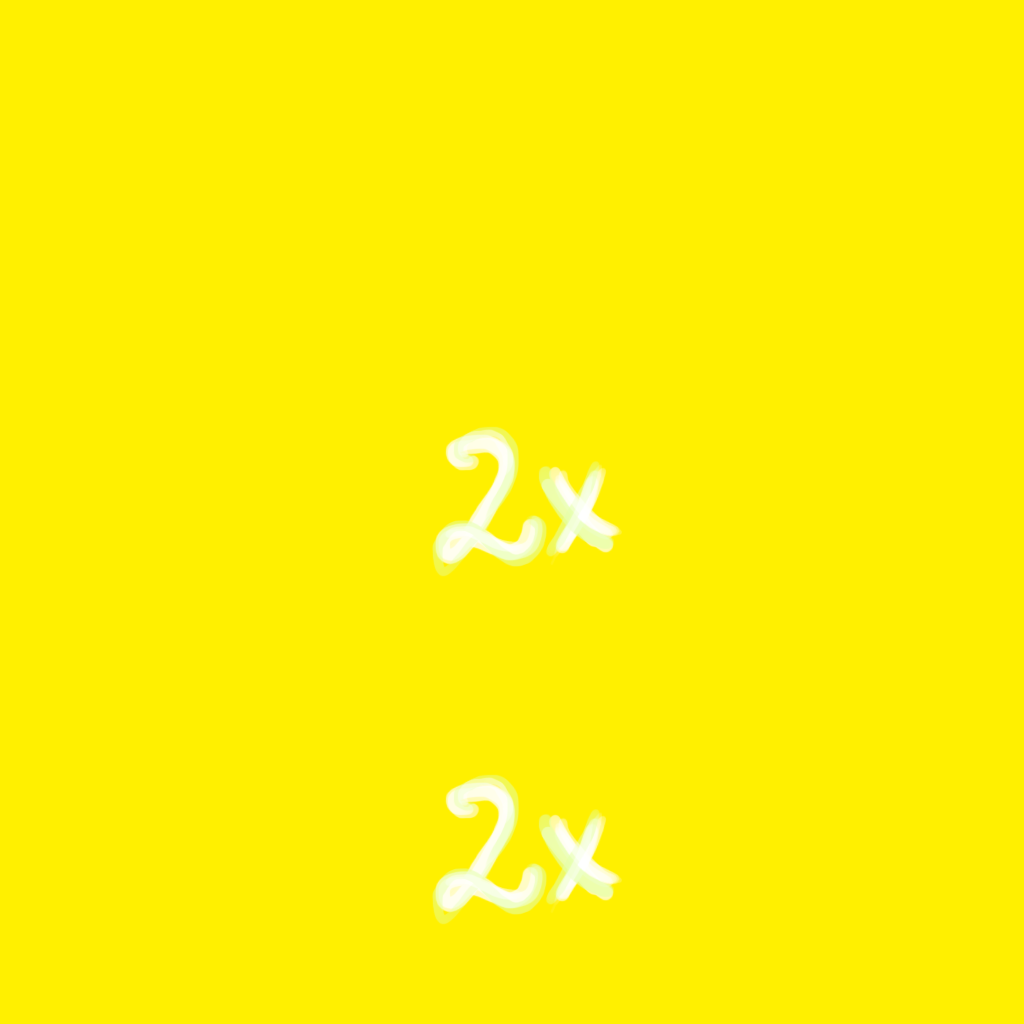
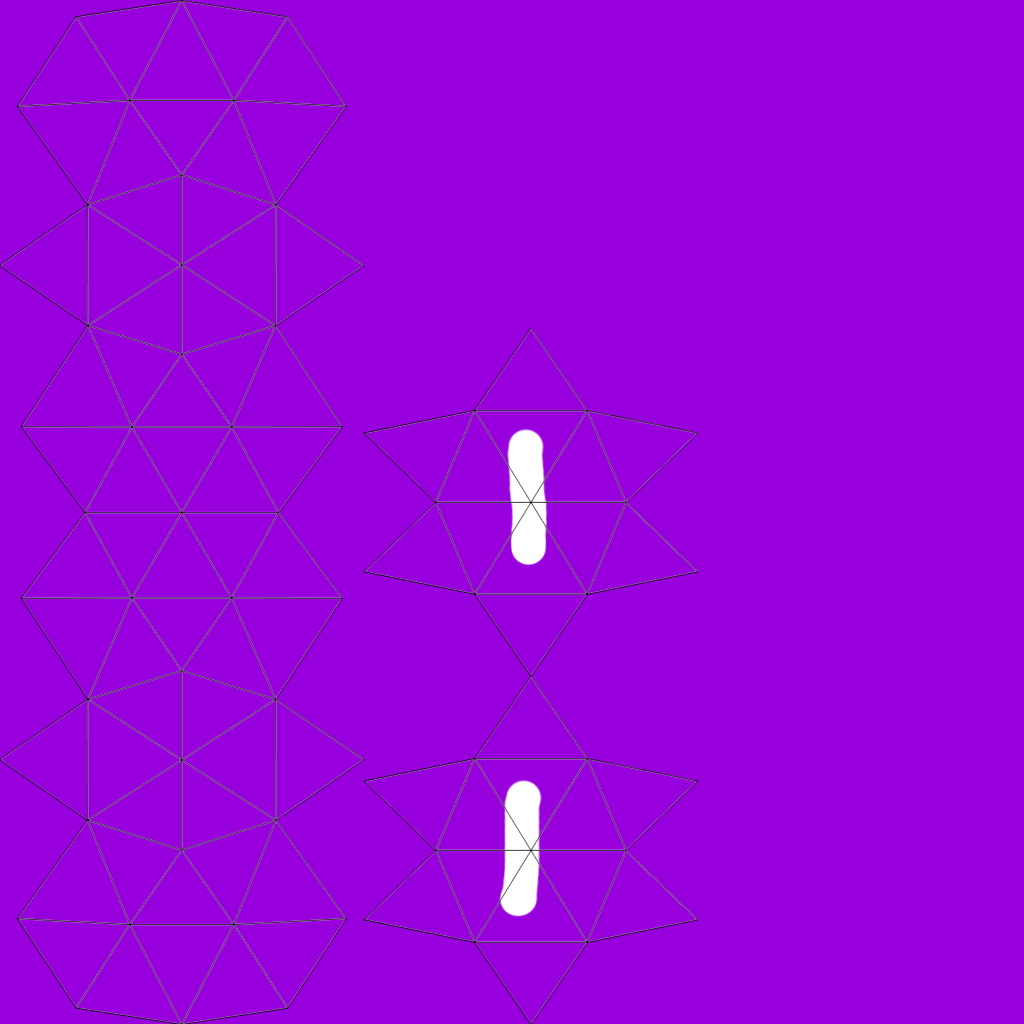
Layered file, before and after one edit (1024x1024). Changes by layer:
showed "Layer 0" over [0, 0, 699, 1024]
added group "Shotgun" with 2 layers above "Invulnerability" over [0, 0, 1024, 1024]
added layer "Layer 6" in group "Shotgun" over [498, 428, 548, 918]
added layer "Yellow" (1st of 3, in "Shotgun") in group "Shotgun" over [0, 0, 1024, 1024]
hid group "Speed" (5 layers) over [0, 0, 1024, 1024]
hid "Layer 5" (2nd of 2, in "Speed") over [431, 774, 623, 925]
hid "Layer 4" (2nd of 2, in "Speed") over [431, 426, 623, 577]
painted on "Yellow" (3rd of 3, in "Speed") over [0, 0, 1024, 1024]
